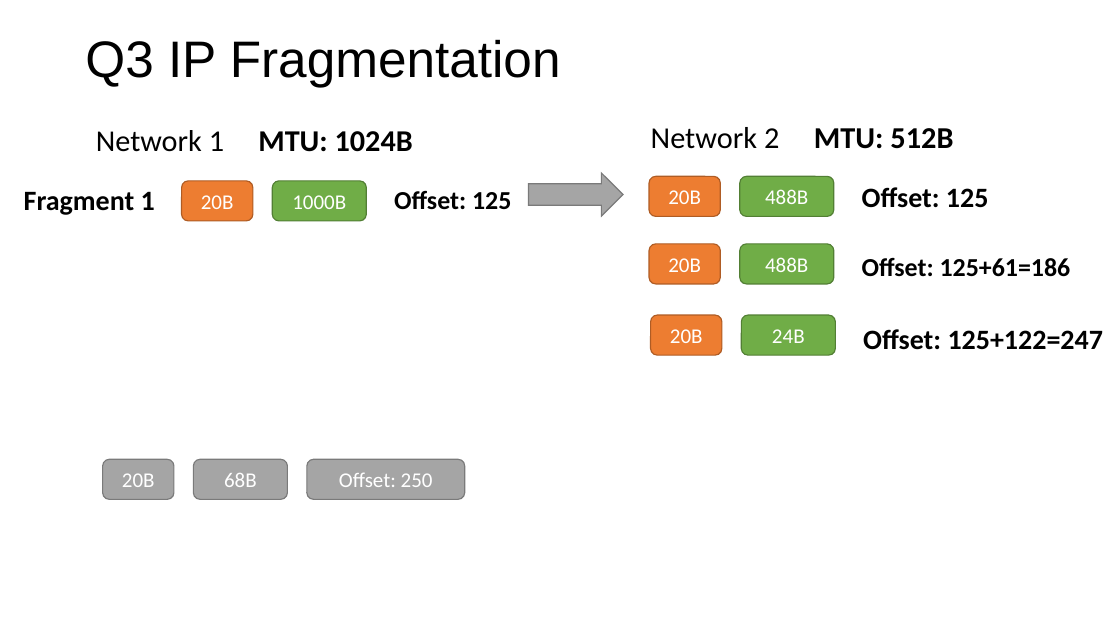
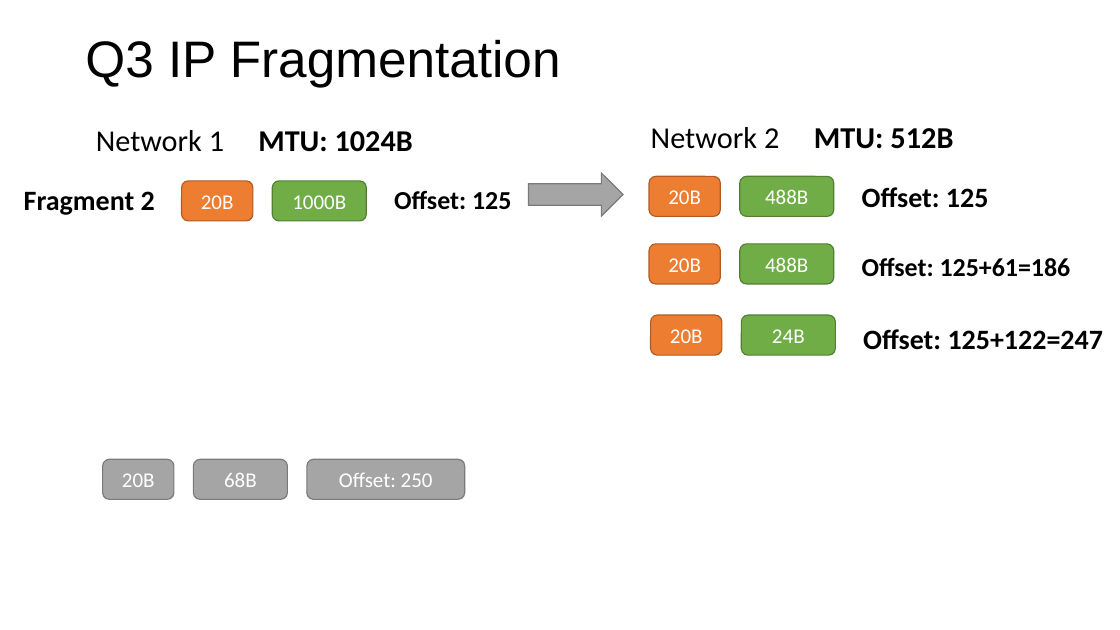
Before and after one commit to henryhxu/CSCI4430-ESTR4120, a slide deck: slide 7 of tutorial/T09/tut09.pptx. Drawn at 1120x630 pixels with LibreOffice and Linux fonts; fonts in the diff are those of the drawing. Boxes give left, top, right and bottom in pixels: in the first picture for what was removed or moved away, otherwise in the second. Text is boxed around its words. In the diff, an @@ line names an element or a change of style, - is before the commit and + after.

```diff
--- a/tutorial/T09/tut09.pptx
+++ b/tutorial/T09/tut09.pptx
@@ text at [24,191,155,215]: text changed @@
-Fragment 1
+Fragment 2
```
Also in this commit, not shown: 2 other slides changed.
